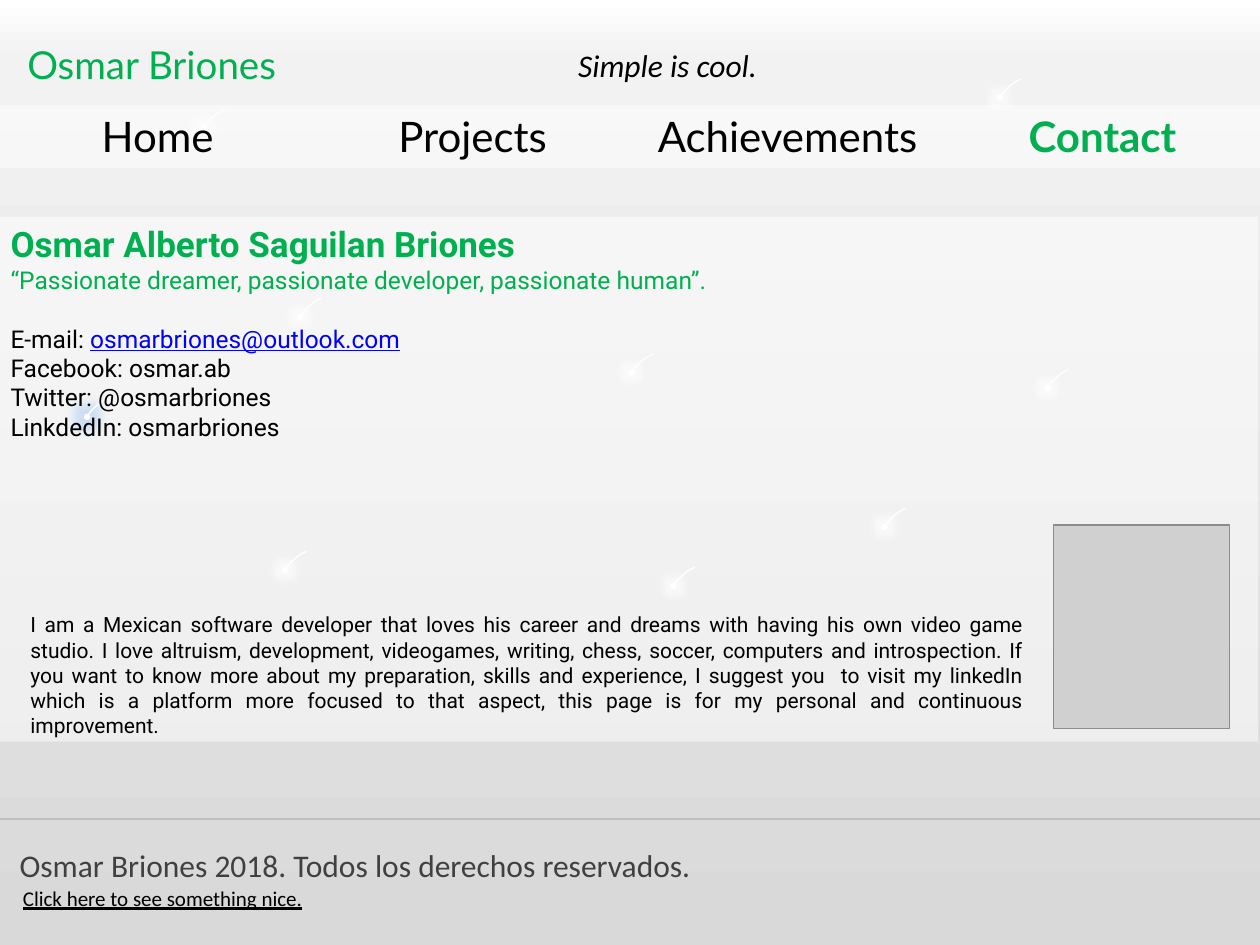
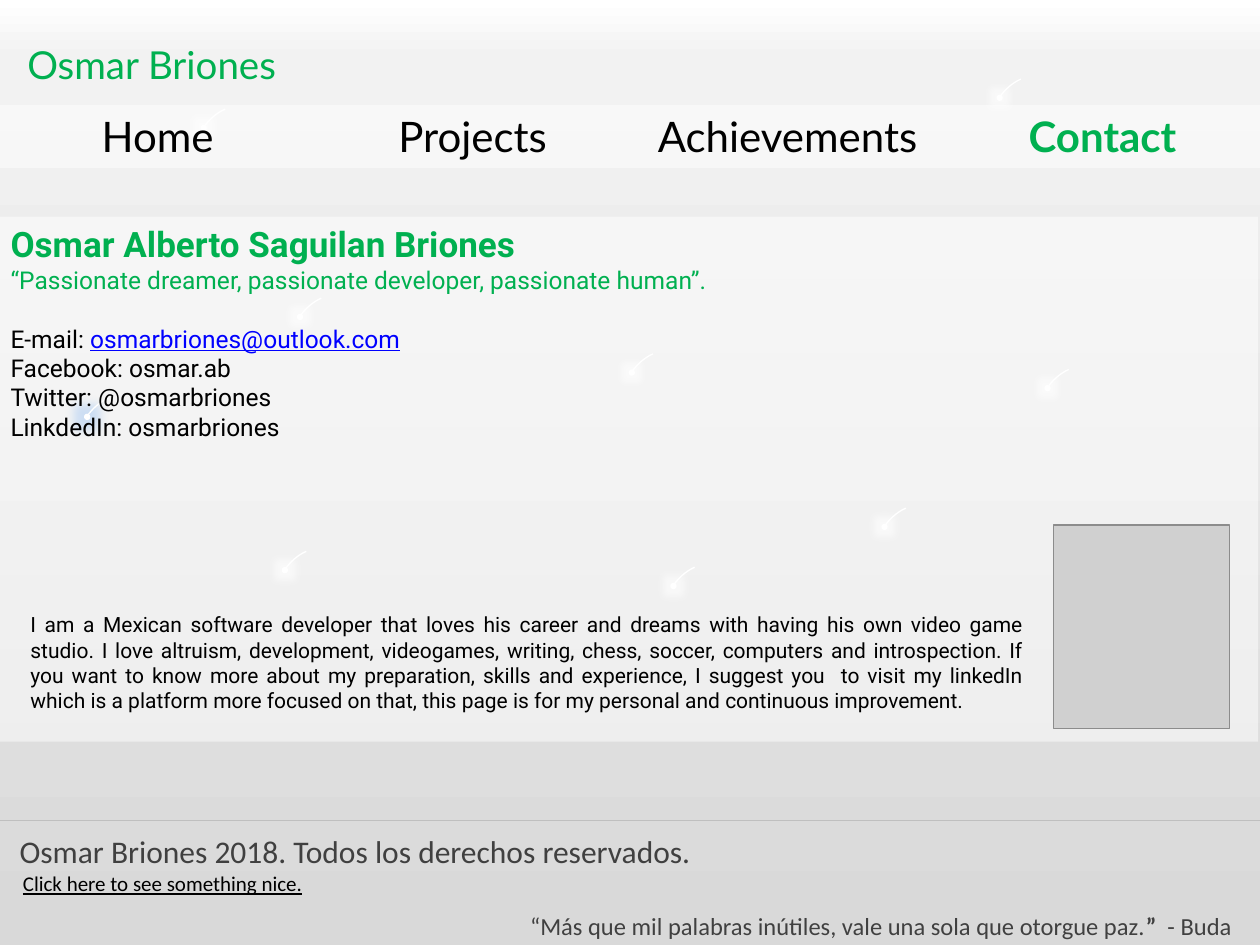
Before and after one commit to OsmarBriones/VidaS2, a slide deck: slide 4 of screens.pptx. Drawn at 1260x945 pixels with LibreOffice and Linux fonts; fonts in the diff are those of the drawing; grey boxes stand for pictures; background and template pictures are left out. Boxes give left, top, right and bottom in pixels: in the first picture for what was removed or moved away, otherwise in the second. Text is boxed around its words. In the diff, an @@ line names an element or a change of style, - is before the commit and + after.

```diff
--- a/screens.pptx
+++ b/screens.pptx
@@ text removed at (x1=578, y1=55, x2=757, y2=82) @@
-Simple is cool.
@@ text at (x1=30, y1=616, x2=1023, y2=713): text changed @@
-I am a Mexican software developer that loves his career and dreams with having his own video game studio. I love altruism, development, videogames, writing, chess, soccer, computers and introspection. If you want to know more about my preparation, skills and experience, I suggest you to visit my linkedIn which is a platform more focused to that aspect, this page is for my personal and continuous improvement.
+I am a Mexican software developer that loves his career and dreams with having his own video game studio. I love altruism, development, videogames, writing, chess, soccer, computers and introspection. If you want to know more about my preparation, skills and experience, I suggest you to visit my linkedIn which is a platform more focused on that, this page is for my personal and continuous improvement.
@@ text "Osmar Briones 2018. Todos los ..." moved from (x1=20, y1=855, x2=691, y2=877) to (x1=20, y1=841, x2=691, y2=863) @@
@@ text "Click here to see something ..." moved from (x1=23, y1=891, x2=302, y2=910) to (x1=23, y1=876, x2=302, y2=895) @@
@@ text added at (x1=530, y1=917, x2=1232, y2=939), 14 pt, text #404040 @@
+“Más que mil palabras inútiles, vale una sola que otorgue paz.” - Buda
```
Also in this commit, not shown: 3 other slides changed.
